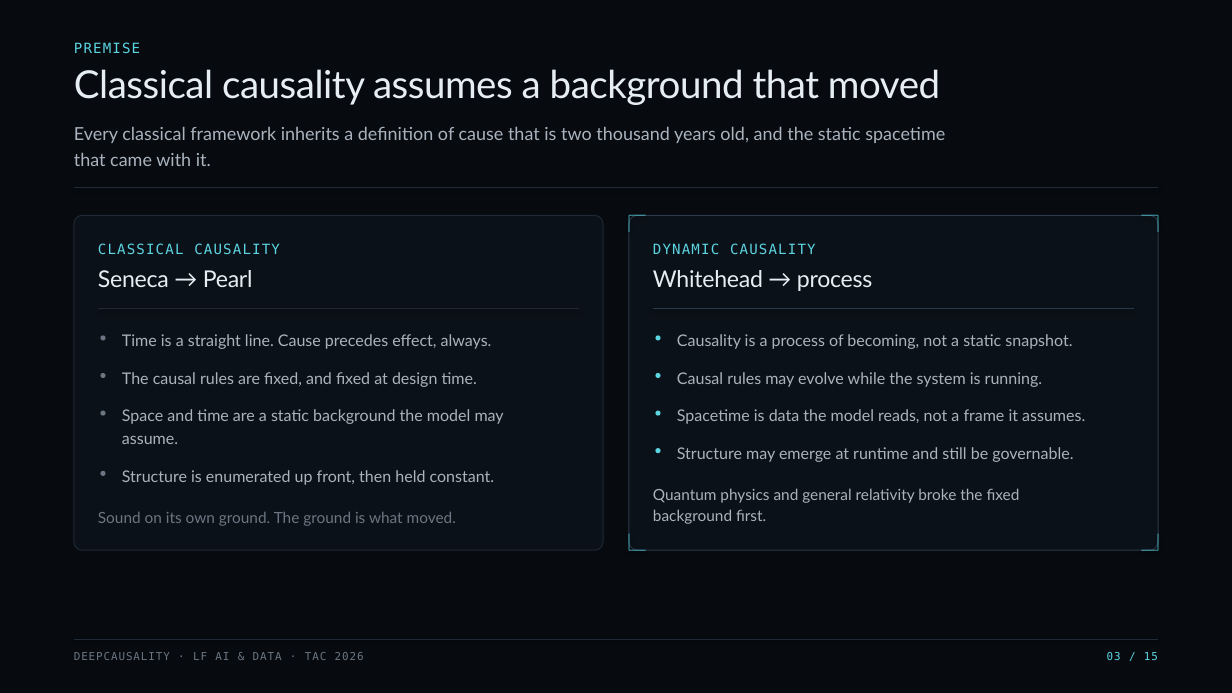
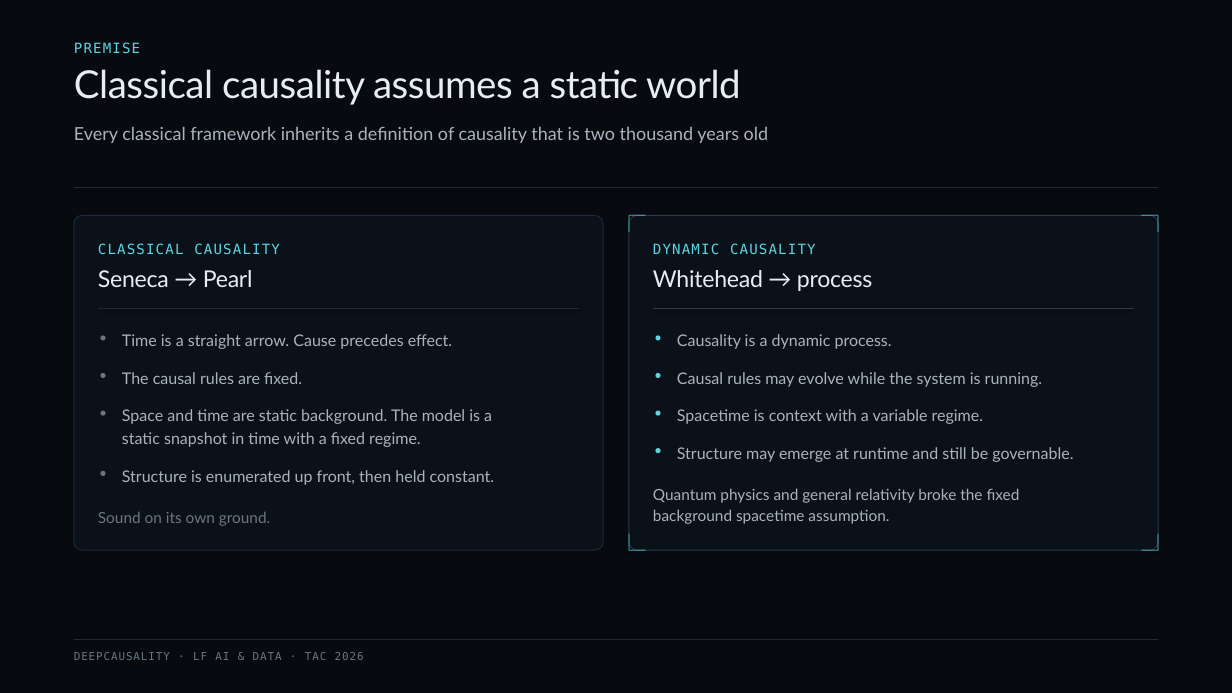
Before and after one commit to deepcausality-rs/deep_causality, a slide deck: slide 4 of docs/LF/slides/LF_2026/DeepCausality_TAC_2026.pptx (slide 3 before the commit). Drawn at 1232x693 pixels with LibreOffice and Linux fonts; fonts in the diff are those of the drawing. Boxes give left, top, right and bottom in pixels: in the first picture for what was removed or moved away, otherwise in the second. Text is boxed around its words. In the diff, an @@ line names an element or a change of style, - is before the commit and + after.

Commit message:
docs(slides): Added first draft of upcomming TAC meeting at LF.

```diff
--- a/docs/LF/slides/LF_2026/DeepCausality_TAC_2026.pptx
+++ b/docs/LF/slides/LF_2026/DeepCausality_TAC_2026.pptx
@@ text at (74, 69, 741, 105): text changed @@
-Classical causality assumes a background that moved
+Classical causality assumes a static world
@@ text at (74, 127, 768, 143): text changed @@
-Every classical framework inherits a definition of cause that is two thousand years old, and the static spacetime
-that came with it.
+Every classical framework inherits a definition of causality that is two thousand years old
@@ text at (122, 334, 452, 349): text changed @@
-Time is a straight line. Cause precedes effect, always.
+Time is a straight arrow. Cause precedes effect.
@@ text at (677, 334, 892, 349): text changed @@
-Causality is a process of becoming, not a static snapshot.
+Causality is a dynamic process.
@@ text at (122, 372, 302, 384): text changed @@
-The causal rules are fixed, and fixed at design time.
+The causal rules are fixed.
@@ text at (122, 409, 492, 447): text changed @@
-Space and time are a static background the model may
-assume.
+Space and time are static background. The model is a
+static snapshot in time with a fixed regime.
@@ text at (677, 409, 983, 424): text changed @@
-Spacetime is data the model reads, not a frame it assumes.
+Spacetime is context with a variable regime.
@@ text at (653, 509, 889, 524): text changed @@
-background first.
+background spacetime assumption.
@@ text at (98, 512, 270, 526): text changed @@
-Sound on its own ground. The ground is what moved.
+Sound on its own ground.
@@ text removed at (1107, 652, 1158, 660) @@
-03 / 15
```
Also in this commit, not shown: 9 other slides changed, 5 slides added, 5 slides removed, 1 other file.
